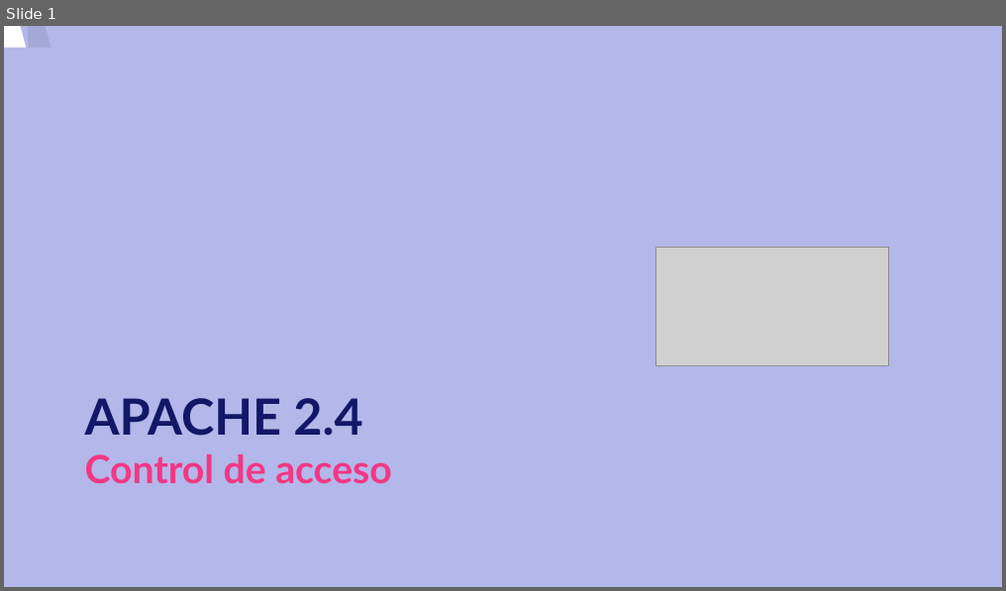
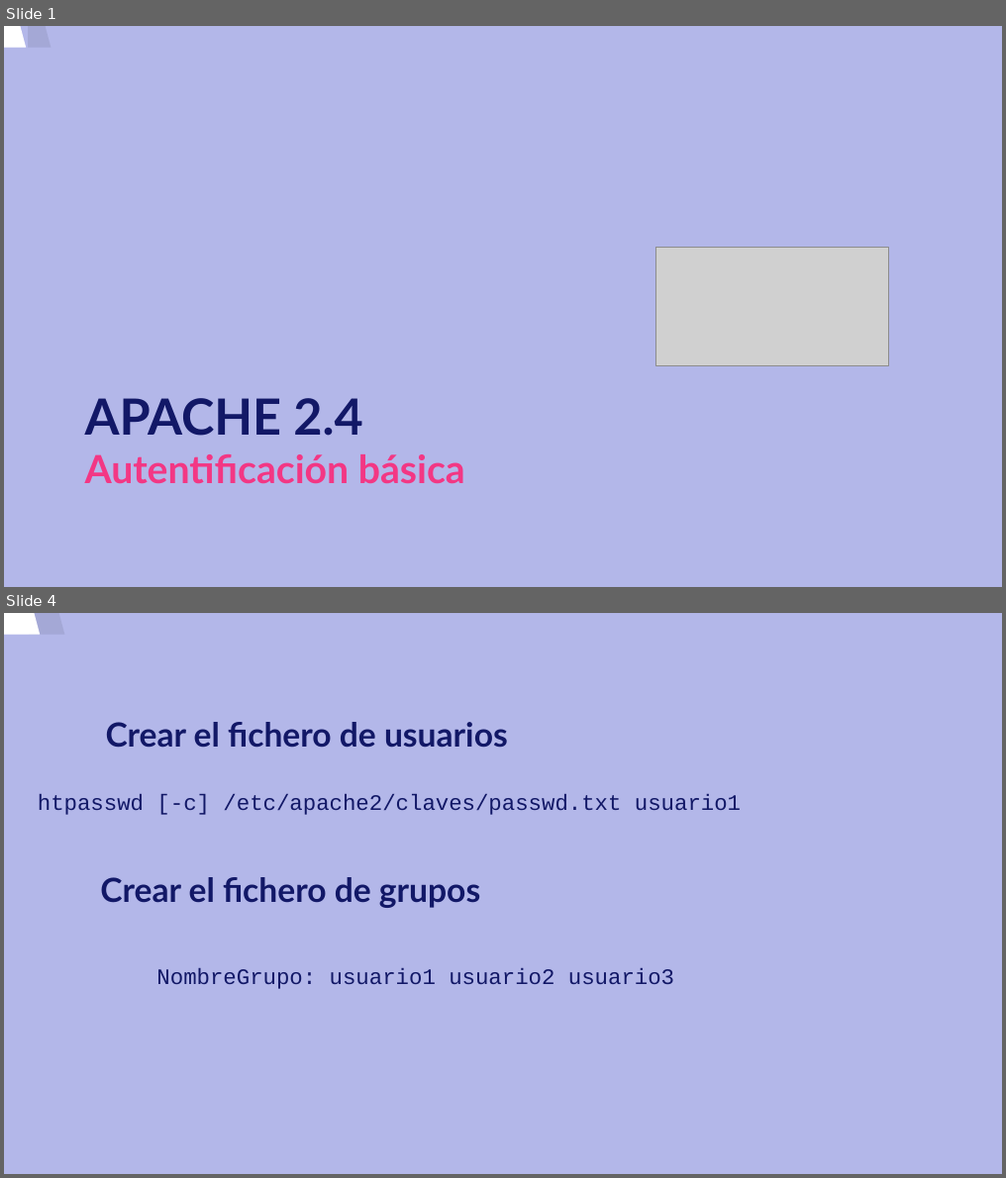
Before and after one commit to carloskuce/SRI, a slide deck: curso/u16/u16.odp. Shown one above the other, each under a label of ours: slide 1 before the commit, slides 1 and 4 after it; the slides between them are not shown. The pictures are 1006x591 and 1006x1178 pixels, drawn with LibreOffice and Linux fonts; fonts in the diff are those of the drawing; grey boxes stand for pictures. Boxes give left, top, right and bottom in pixels: in the first picture for what was removed or moved away, otherwise in the second. Text is boxed around its words. In the diff, an @@ line names an element or a change of style, - is before the commit and + after.

```diff
--- a/curso/u16/u16.odp
+++ b/curso/u16/u16.odp
@@ slide 4 added at (x1=4, y1=613, x2=1002, y2=1174), background #B3B7E9 @@
@@ freeform shape added at (x1=4, y1=613, x2=902, y2=1174), fill #FFFFFF @@
@@ freeform shape added at (x1=29, y1=613, x2=927, y2=1174), fill #000000 at 8% opacity @@
@@ title added at (x1=106, y1=722, x2=508, y2=747), 24 pt, text #121867, bold @@
+Crear el fichero de usuarios
@@ text added at (x1=38, y1=794, x2=741, y2=989), 16 pt, text #121867 @@
+htpasswd [-c] /etc/apache2/claves/passwd.txt usuario1
+NombreGrupo: usuario1 usuario2 usuario3
@@ title added at (x1=100, y1=877, x2=480, y2=908), 24 pt, text #121867, bold @@
+Crear el fichero de grupos
@@ slide 1 changed as well @@
@@ title at (x1=85, y1=398, x2=465, y2=483): text changed @@
-APACHE 2.4
-Control de acceso
+APACHE 2.4
+Autentificación básica
```
Also in this commit, not shown: 2 other slides added, 3 slides removed, 1 other file.
